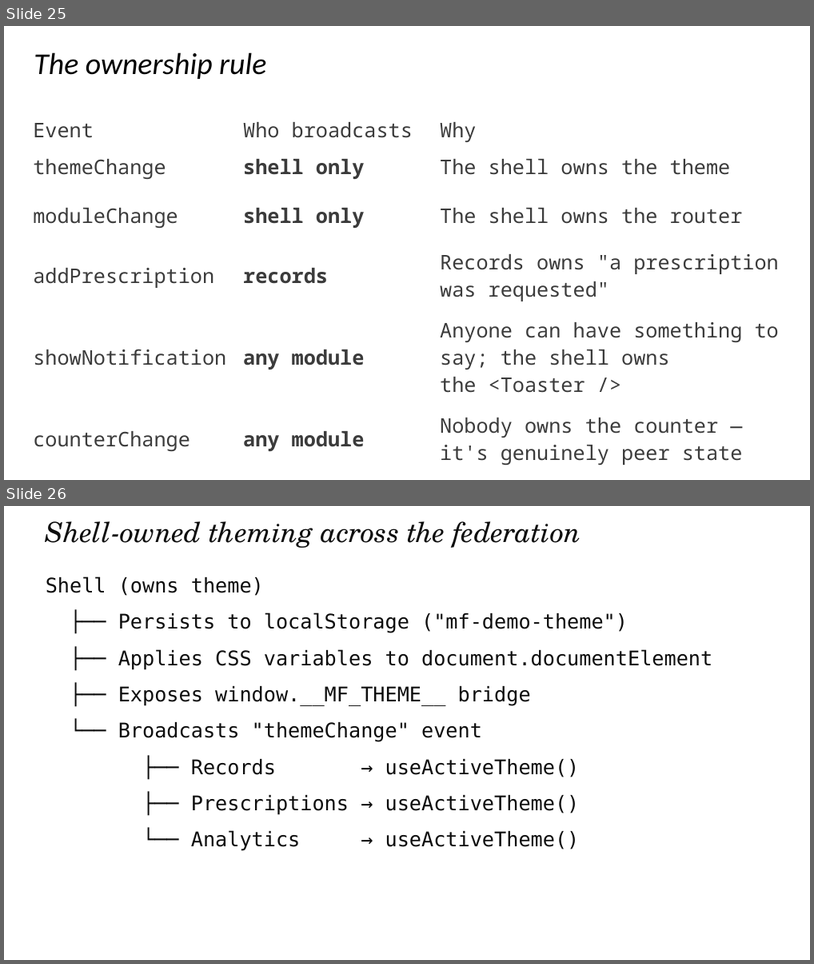
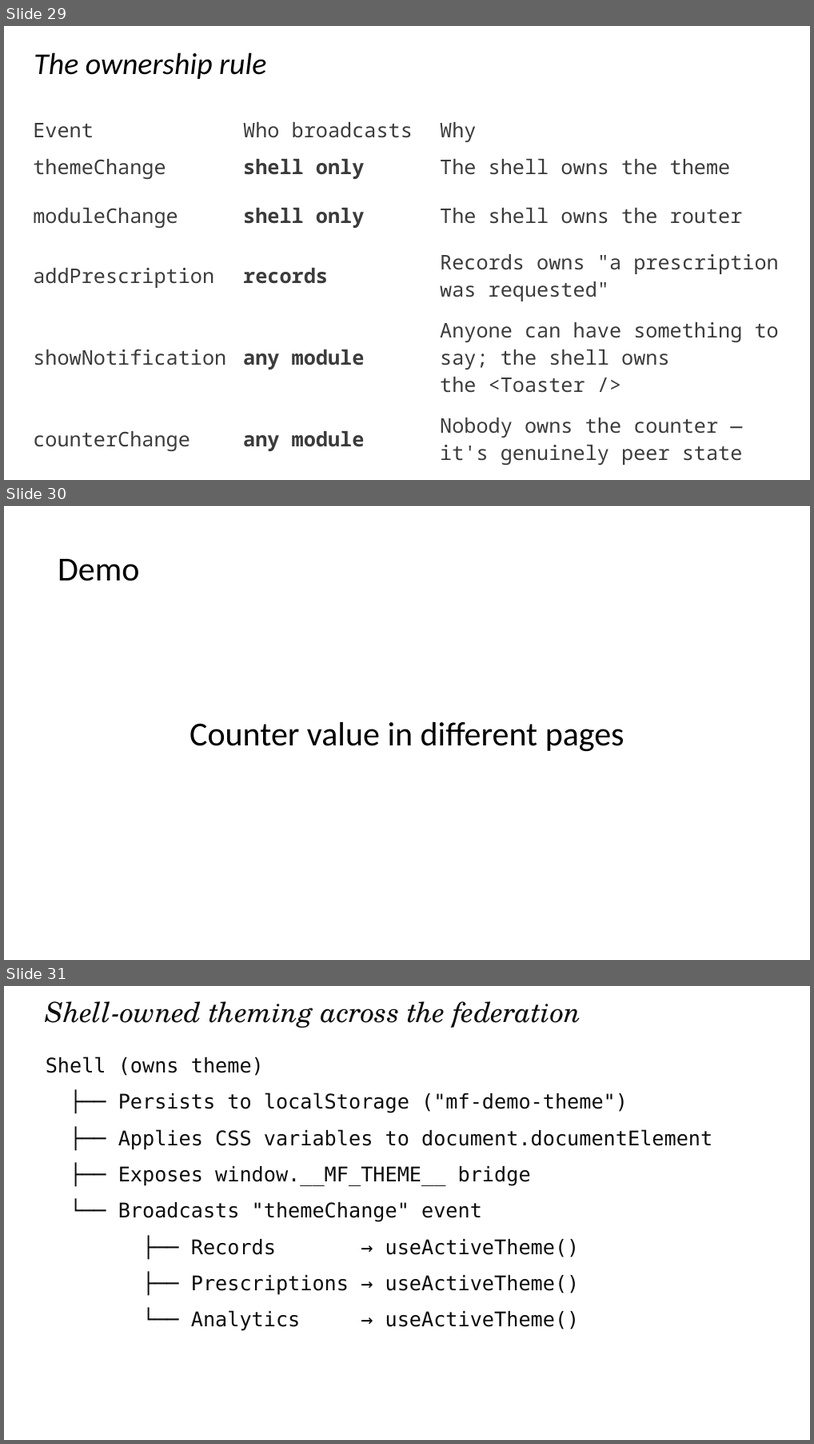
Before and after one commit to devlinduldulao/module-federation-demo, a slide deck: presentation/module-federation.pptx. Shown one above the other, each under a label of ours: slides 25 and 26 before the commit, slides 29, 30 and 31 after it. The pictures are 814x964 and 814x1444 pixels, drawn with LibreOffice and Linux fonts; fonts in the diff are those of the drawing. Boxes give left, top, right and bottom in pixels: in the first picture for what was removed or moved away, otherwise in the second. Text is boxed around its words. In the diff, an @@ line names an element or a change of style, - is before the commit and + after.

```diff
--- a/presentation/module-federation.pptx
+++ b/presentation/module-federation.pptx
@@ slide 30 added at (4,506,810,960), background #FFFFFF @@
@@ text added at (58,559,139,581), 40 pt, text #000000 @@
+Demo
@@ text added at (190,722,625,752), 40 pt, text #000000 @@
+Counter value in different pages
@@ what was slide 25 is now slide 29 @@
@@ what was slide 26 is now slide 31 @@
```
Also in this commit, not shown: 3 slides changed, 6 other slides added, 1 other file.
